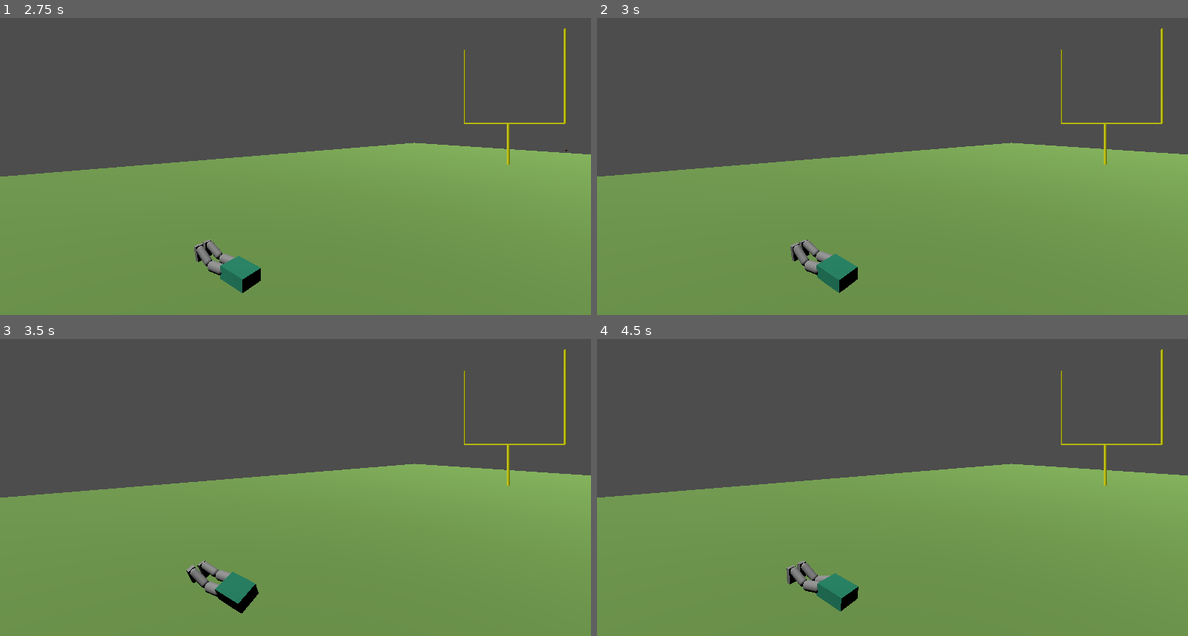
Above: before the commit, frames 1-4 (two rows, left to right).
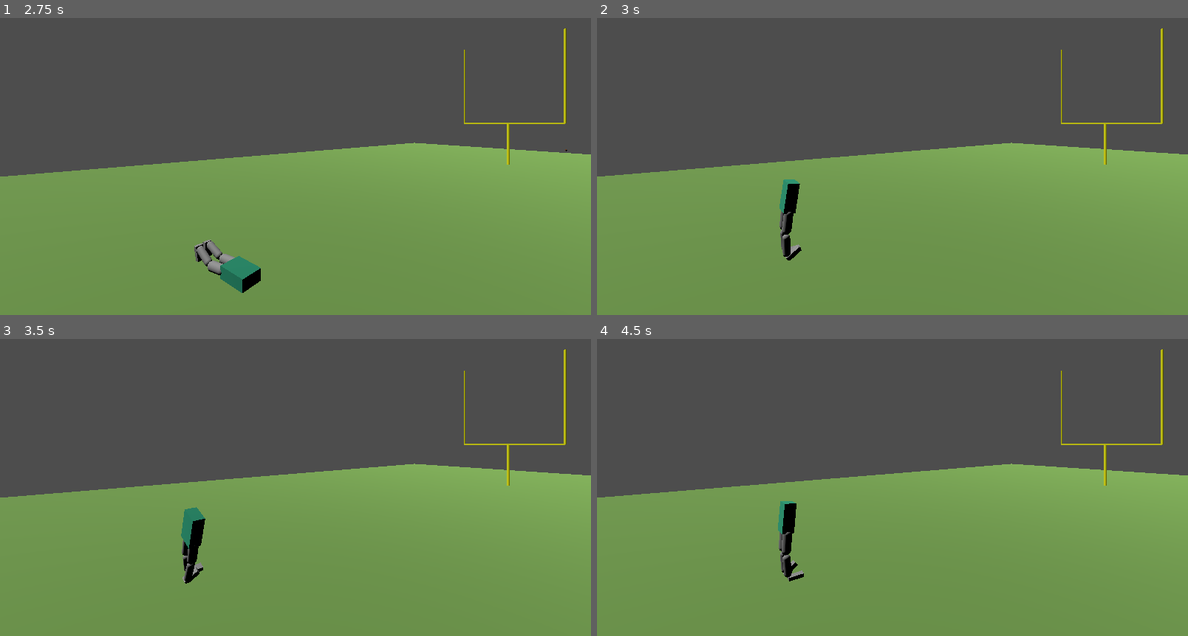
Above: after the commit, the same moments.

Repository: Edryst/field-goal-ai
Game: Godot game, scene res://Scenes/main.tscn
Same seed, same stepped clock (60 frames per second), same inputs: the game is played once before the commit and once after it. The project has no main scene, so this scene is started directly.
Inputs:
- Up to frame 1 (2.75 s): tap Enter at 0.5 s; hold L (right_ankle_negative) 0.53-1.28 s; hold D (left_ankle_negative) 1.28-2.03 s; hold L (right_ankle_negative) from 2.03 s (still down)
- Up to frame 2 (3 s): keep holding L (right_ankle_negative); tap R (reset_garry, bound only after the commit) at 2.75 s
- Up to frame 3 (3.5 s): keep holding L (right_ankle_negative)
- Up to frame 4 (4.5 s): release L (right_ankle_negative) at 3.53 s; hold D (left_ankle_negative) from 3.53 s (still down); tap R (reset_garry, bound only after the commit) at 4.15 s

Frame 1 is identical in both runs. In frame 2, 1.6% of the frame differs, in the area x 30-45%, y 54-93%; in frame 3, 1.6%, in the area x 30-44%, y 56-93%; in frame 4, 1.5%.

Commit message:
Add Garry state observations and reset system

Diff:
--- a/godot/Scripts/garry.gd
+++ b/godot/Scripts/garry.gd
@@ -1,33 +1,101 @@
 extends Node
 
+
+# ============================================================
+# RIGID BODY REFERENCES
+# ============================================================
+
+# Main body.
 @onready var torso: RigidBody3D = $Torso
 
-# Left Leg Segments
+# Left leg segments.
 @onready var left_thigh: RigidBody3D = $LeftLeg/LeftThigh
 @onready var left_shin: RigidBody3D = $LeftLeg/LeftShin
 @onready var left_foot: RigidBody3D = $LeftLeg/LeftFoot
 
-# Left Leg Joints
+# Right leg segments.
+@onready var right_thigh: RigidBody3D = $RightLeg/RightThigh
+@onready var right_shin: RigidBody3D = $RightLeg/RightShin
+@onready var right_foot: RigidBody3D = $RightLeg/RightFoot
+
+
+# ============================================================
+# JOINT REFERENCES
+# ============================================================
+
+# Left leg joints.
 @onready var left_hip: HingeJoint3D = $LeftLeg/LeftHipJoint
 @onready var left_knee: HingeJoint3D = $LeftLeg/LeftKneeJoint
 @onready var left_ankle: HingeJoint3D = $LeftLeg/LeftAnkleJoint
 
-# Right Leg Segments
-@onready var right_thigh: RigidBody3D = $RightLeg/RightThigh
-@onready var right_shin: RigidBody3D = $RightLeg/RightShin
-@onready var right_foot: RigidBody3D = $RightLeg/RightFoot
-
-# Right Leg Joints
+# Right leg joints.
 @onready var right_hip: HingeJoint3D = $RightLeg/RightHipJoint
 @onready var right_knee: HingeJoint3D = $RightLeg/RightKneeJoint
 @onready var right_ankle: HingeJoint3D = $RightLeg/RightAnkleJoint
 
+
+# ============================================================
+# MOTOR SETTINGS
+# ============================================================
+
+# Maximum joint motor speed.
+# An action of 1.0 means +180 degrees per second.
+# An action of -1.0 means -180 degrees per second.
 const MAX_JOINT_SPEED := 180.0
+
+# Maximum amount of force the motor can use to reach its target velocity.
 const MOTOR_IMPULSE := 5.0
+
+
+# ============================================================
+# RESET DATA
+# ============================================================
+
+# Contains every physical body part that must be reset between attempts.
+var rigid_bodies: Array[RigidBody3D] = []
+
+# Contains every controllable joint.
+var joints: Array[HingeJoint3D] = []
+
+# Stores each rigid body's original world transform.
+# This gives us the starting position and rotation for resets.
+var initial_transforms: Dictionary = {}
+
+# Prevents normal controls from running while Garry is being reset.
+var is_resetting := false
+
 
 func _ready() -> void:
 	print("Garry controller online")
 
+	# Store all physical body parts in one list so we can easily
+	# loop through them when resetting Garry.
+	rigid_bodies = [
+		torso,
+		left_thigh,
+		left_shin,
+		left_foot,
+		right_thigh,
+		right_shin,
+		right_foot
+	]
+
+	# Store all six controllable joints in one list.
+	joints = [
+		left_hip,
+		left_knee,
+		left_ankle,
+		right_hip,
+		right_knee,
+		right_ankle
+	]
+
+	# Record Garry's exact starting pose before physics has time
+	# to make him fall over.
+	for body in rigid_bodies:
+		initial_transforms[body] = body.global_transform
+
+	# Start all motors enabled but with zero requested movement.
 	apply_actions([
 		0.0,
 		0.0,
@@ -35,11 +103,28 @@
 		0.0,
 		0.0,
 		0.0
-
 	])
 
+
 func _physics_process(_delta: float) -> void:
-
+	# Ignore player/AI controls while a reset is taking place.
+	if is_resetting:
+		return
+
+	# Check reset before applying another frame of joint movement.
+	if Input.is_action_just_pressed("reset_garry"):
+		reset_garry()
+		return
+
+	# Each value is between -1.0 and 1.0.
+	#
+	# Array order:
+	# 0 = left hip
+	# 1 = left knee
+	# 2 = left ankle
+	# 3 = right hip
+	# 4 = right knee
+	# 5 = right ankle
 	var actions: Array[float] = [
 		Input.get_axis("left_hip_negative", "left_hip_positive"),
 		Input.get_axis("left_knee_negative", "left_knee_positive"),
@@ -49,84 +134,200 @@
 		Input.get_axis("right_ankle_negative", "right_ankle_positive"),
 	]
 
+	# Send the six requested movements to Garry's joints.
 	apply_actions(actions)
 
+
 func apply_actions(actions: Array[float]) -> void:
-
+	# Garry currently has exactly six controllable joints,
+	# so every action array must contain six values.
 	if actions.size() != 6:
 		push_error("Garry expected 6 actions, got %d" % actions.size())
 		return
 
+	# Each action controls the target rotational velocity
+	# of one joint.
 	set_joint_action(left_hip, actions[0])
 	set_joint_action(left_knee, actions[1])
 	set_joint_action(left_ankle, actions[2])
+
 	set_joint_action(right_hip, actions[3])
 	set_joint_action(right_knee, actions[4])
 	set_joint_action(right_ankle, actions[5])
 
+
+func reset_garry() -> void:
+	# Prevent normal controls from running during the reset.
+	is_resetting = true
+
+	# Temporarily disable every joint motor.
+	# This stops the motors from trying to move the limbs
+	# while we teleport Garry back to his starting pose.
+	for joint in joints:
+		joint.set_flag(HingeJoint3D.FLAG_ENABLE_MOTOR, false)
+
+	# Freeze every body so gravity and collisions cannot interfere
+	# while we restore the original pose.
+	for body in rigid_bodies:
+		body.freeze = true
+
+		# Restore original position and rotation.
+		body.global_transform = initial_transforms[body]
+
+		# Remove all previous movement.
+		body.linear_velocity = Vector3.ZERO
+		body.angular_velocity = Vector3.ZERO
+
+	# Allow one physics frame for the reset pose to register.
+	await get_tree().physics_frame
+
+	# Release Garry back into the physics simulation.
+	for body in rigid_bodies:
+		body.linear_velocity = Vector3.ZERO
+		body.angular_velocity = Vector3.ZERO
+		body.freeze = false
+		body.sleeping = false
+
+	# Re-enable the motors with zero requested movement.
+	# The AI/player can start controlling them again next frame.
+	apply_actions([
+		0.0,
+		0.0,
+		0.0,
+		0.0,
+		0.0,
+		0.0
+	])
+
+	is_resetting = false
+
+
 func get_observation() -> Array[float]:
+	# This array represents Garry's current physical state.
+	# Eventually Python will receive these values and use them
+	# as the reinforcement-learning agent's observations.
 	return [
-		# Torso orientation
+		# --------------------------------------------------------
+		# TORSO ORIENTATION
+		# --------------------------------------------------------
+		# Rotation around X, Y and Z in radians.
 		torso.rotation.x,
 		torso.rotation.y,
 		torso.rotation.z,
 
-		# Torso angular velocity
+		# --------------------------------------------------------
+		# TORSO ANGULAR VELOCITY
+		# --------------------------------------------------------
+		# How quickly the torso is rotating around each axis.
 		torso.angular_velocity.x,
 		torso.angular_velocity.y,
 		torso.angular_velocity.z,
 
-		# Torso linear velocity
+		# --------------------------------------------------------
+		# TORSO LINEAR VELOCITY
+		# --------------------------------------------------------
+		# How quickly Garry is moving through the world.
 		torso.linear_velocity.x,
 		torso.linear_velocity.y,
 		torso.linear_velocity.z,
 
-		# Torso height
+		# --------------------------------------------------------
+		# TORSO HEIGHT
+		# --------------------------------------------------------
+		# Useful for determining whether Garry is upright,
+		# falling, jumping or lying on the ground.
 		torso.global_position.y,
 
-		# Left leg joint angles
+		# --------------------------------------------------------
+		# LEFT LEG JOINT ANGLES
+		# --------------------------------------------------------
 		get_joint_angle(torso, left_thigh),
 		get_joint_angle(left_thigh, left_shin),
 		get_joint_angle(left_shin, left_foot),
 
-		# Right leg joint angles
+		# --------------------------------------------------------
+		# RIGHT LEG JOINT ANGLES
+		# --------------------------------------------------------
 		get_joint_angle(torso, right_thigh),
 		get_joint_angle(right_thigh, right_shin),
 		get_joint_angle(right_shin, right_foot),
 
-		# Left leg joint velocities
+		# --------------------------------------------------------
+		# LEFT LEG JOINT VELOCITIES
+		# --------------------------------------------------------
 		get_joint_velocity(torso, left_thigh),
 		get_joint_velocity(left_thigh, left_shin),
 		get_joint_velocity(left_shin, left_foot),
 
-		# Right leg joint velocities
+		# --------------------------------------------------------
+		# RIGHT LEG JOINT VELOCITIES
+		# --------------------------------------------------------
 		get_joint_velocity(torso, right_thigh),
 		get_joint_velocity(right_thigh, right_shin),
 		get_joint_velocity(right_shin, right_foot)
 	]
 
+
 func get_joint_angle(body_a: RigidBody3D, body_b: RigidBody3D) -> float:
-	var relative_basis := body_a.global_transform.basis.inverse() * body_b.global_transform.basis
+	# Convert body B's rotation into body A's local coordinate system.
+	# This allows us to measure how much the two connected body
+	# segments are rotated relative to each other.
+	var relative_basis := (
+		body_a.global_transform.basis.inverse()
+		* body_b.global_transform.basis
+	)
+
 	var relative_rotation := relative_basis.get_euler()
 
+	# Our hinges currently rotate around the local X axis,
+	# so X is the value we use as the joint angle.
 	return relative_rotation.x
 
+
 func get_joint_velocity(body_a: RigidBody3D, body_b: RigidBody3D) -> float:
-	var relative_velocity := body_b.angular_velocity - body_a.angular_velocity
-	var local_relative_velocity := body_a.global_transform.basis.inverse() * relative_velocity
-
+	# Find how quickly body B is rotating relative to body A.
+	var relative_velocity := (
+		body_b.angular_velocity
+		- body_a.angular_velocity
+	)
+
+	# Angular velocities above are in world coordinates.
+	# Convert them into body A's local coordinate system so the
+	# measurement continues to make sense even when Garry rotates.
+	var local_relative_velocity := (
+		body_a.global_transform.basis.inverse()
+		* relative_velocity
+	)
+
+	# Our hinge movement corresponds to the local X axis.
 	return local_relative_velocity.x
 
+
 func set_joint_action(joint: HingeJoint3D, action: float) -> void:
+	# Protect against invalid AI/player values by forcing the action
+	# into the allowed range of -1.0 to +1.0.
 	action = clamp(action, -1.0, 1.0)
 
-	joint.set_flag(HingeJoint3D.FLAG_ENABLE_MOTOR, true)
-
+	# Make sure the joint motor is enabled.
+	joint.set_flag(
+		HingeJoint3D.FLAG_ENABLE_MOTOR,
+		true
+	)
+
+	# Convert the normalized action into the motor's target velocity.
+	#
+	# Example:
+	# action =  1.0 -> +180 degrees/sec
+	# action =  0.5 ->  +90 degrees/sec
+	# action =  0.0 ->    0 degrees/sec
+	# action = -1.0 -> -180 degrees/sec
 	joint.set_param(
 		HingeJoint3D.PARAM_MOTOR_TARGET_VELOCITY,
 		deg_to_rad(action * MAX_JOINT_SPEED)
 	)
 
+	# Set how strongly the motor is allowed to push toward
+	# the requested velocity.
 	joint.set_param(
 		HingeJoint3D.PARAM_MOTOR_MAX_IMPULSE,
 		MOTOR_IMPULSE
--- a/godot/project.godot
+++ b/godot/project.godot
@@ -81,6 +81,11 @@
 "events": [Object(InputEventKey,"resource_local_to_scene":false,"resource_name":"","device":-1,"window_id":0,"alt_press …(192 unchanged characters)…
 ]
 }
+reset_garry={
+"deadzone": 0.2,
+"events": [Object(InputEventKey,"resource_local_to_scene":false,"resource_name":"","device":-1,"window_id":0,"alt_pressed":false,"shift_pressed":false,"ctrl_pressed":false,"meta_pressed":false,"pressed":false,"keycode":0,"physical_keycode":82,"key_label":0,"unicode":114,"location":0,"echo":false,"script":null)
+]
+}
 
 [physics]
 
